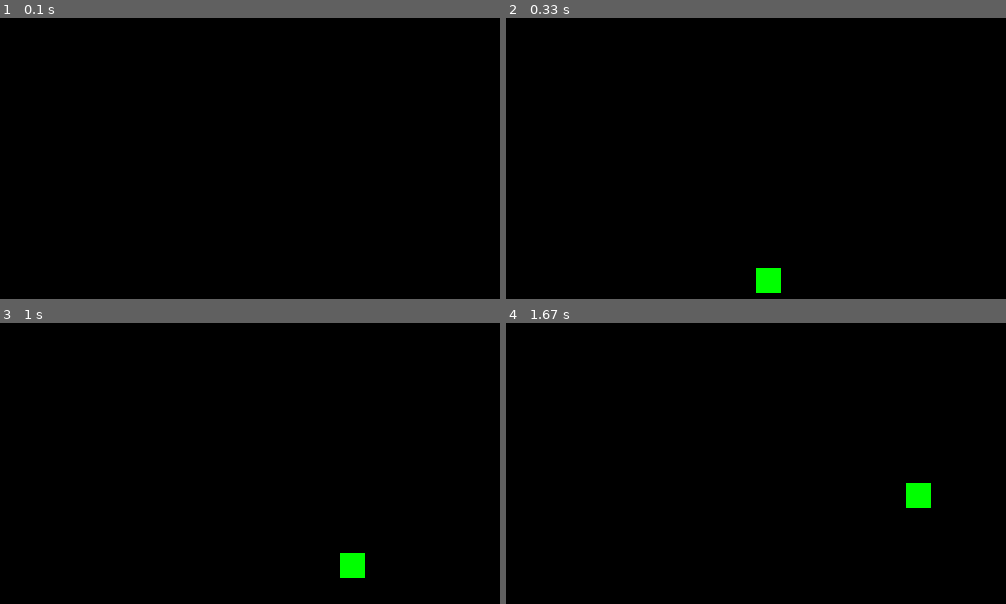
Above: before the commit, frames 1-4 (two rows, left to right).
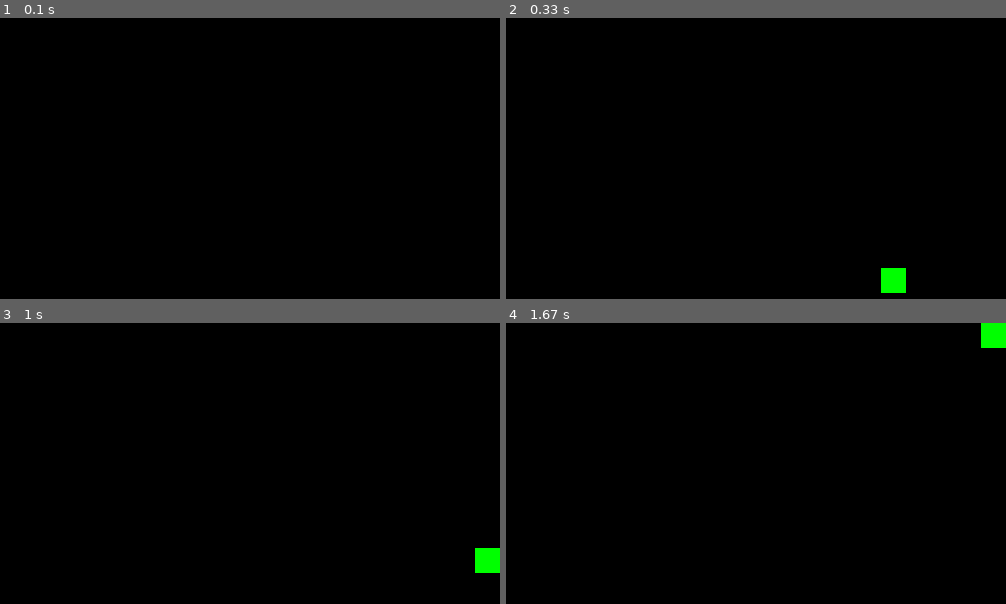
Above: after the commit, the same moments.

Repository: ArturLinnik/Python-Basics
Game: pygame game, started from Pygame/Learning-and-Testing/Snake/Snake.py
The game is run twice, just before and just after one commit, with the same random seed, the same clock (stepped at 60 frames per second) and the same inputs.
Inputs:
- Up to frame 1 (0.1 s): no input
- Up to frame 2 (0.33 s): no input
- Up to frame 3 (1 s): hold Right 0.33-0.8 s; hold Up from 0.83 s (still down)
- Up to frame 4 (1.67 s): release Up at 1.3 s; hold Right from 1.33 s (still down)

Frame 1 is identical in both runs. In frame 2, 0.9% of the frame differs, in the area x 50-80%, y 88-98%; in frame 3, 0.9%; in frame 4, 0.9%.

Commit message:
Keys pressing and constant moving

Diff:
--- a/Pygame/Learning-and-Testing/Snake/Snake.py
+++ b/Pygame/Learning-and-Testing/Snake/Snake.py
@@ -11,11 +11,13 @@
 
 pygame.init()
 
+# Window parameters
+
 window = pygame.display.set_mode((500,500))
 
 pygame.display.set_caption("Snake")
 
-# Parameters
+# Character parameters
 
 x = 250
 y = 250
@@ -23,15 +25,28 @@
 width = 25
 height = 25
 
-vel = 10
+speed = 25
+
+green = (0,255,0)
 
 # Square
+
 def greenSquare():
-    green_square = pygame.draw.rect(window, (0,255,0), (x,y,width,height))
+    green_square = pygame.draw.rect(window, green, (x,y,width,height))
     return green_square
 
 def redrawGameWindow():
     pygame.display.update()
+
+# Axes
+
+x_axis = True
+y_axis = False
+positive = True
+negative = False
+
+axis = x_axis
+sign = positive
 
 # Mainloop
 
@@ -46,19 +61,51 @@
             if event.key == pygame.K_ESCAPE:
                 running = False
 
+    # Changes the movement direction
+
+    if axis == x_axis and sign == positive and x < 500 - width:
+        move = x
+        move += speed
+        x = move
+
+    elif axis == x_axis and sign == negative and x > 0:
+        move = x
+        move -= speed
+        x = move
+
+    elif axis == y_axis and sign == positive and y > 0:
+        move = y
+        move -= speed
+        y = move
+
+    elif axis == y_axis and sign == negative and y < 500 - height:
+        move = y
+        move += speed
+        y = move
+
+    # Keys pressing
+
     keys = pygame.key.get_pressed()
 
-    if keys[pygame.K_LEFT]:
-        x -= vel
+    if keys[pygame.K_LEFT] and x > 0:
+        move = x
+        axis = x_axis
+        sign = negative
 
     if keys[pygame.K_RIGHT]:
-        x += vel
+        move = x
+        axis = x_axis
+        sign = positive
 
-    if keys[pygame.K_UP]:
-        y -= vel
+    if keys[pygame.K_UP] and y > 0:
+        move = y
+        axis = y_axis
+        sign = positive
 
     if keys[pygame.K_DOWN]:
-        y += vel
+        move = y
+        axis = y_axis
+        sign = negative
 
     redrawGameWindow()
 
